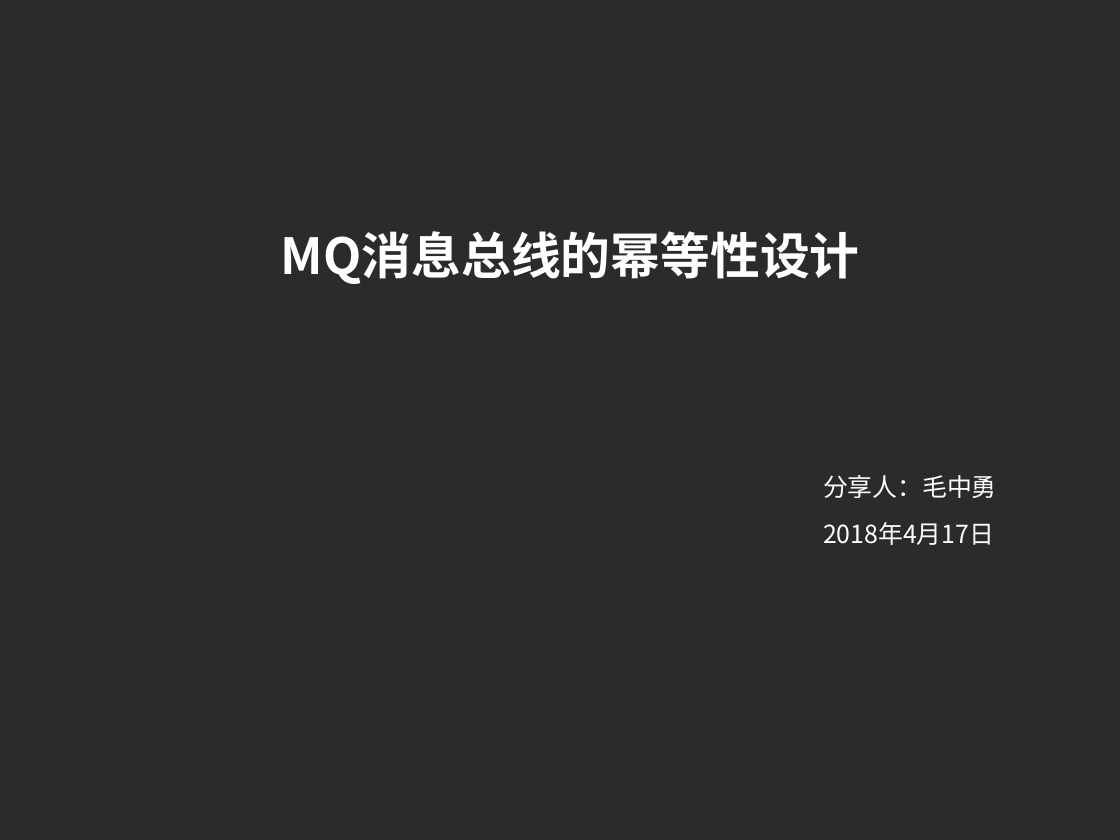
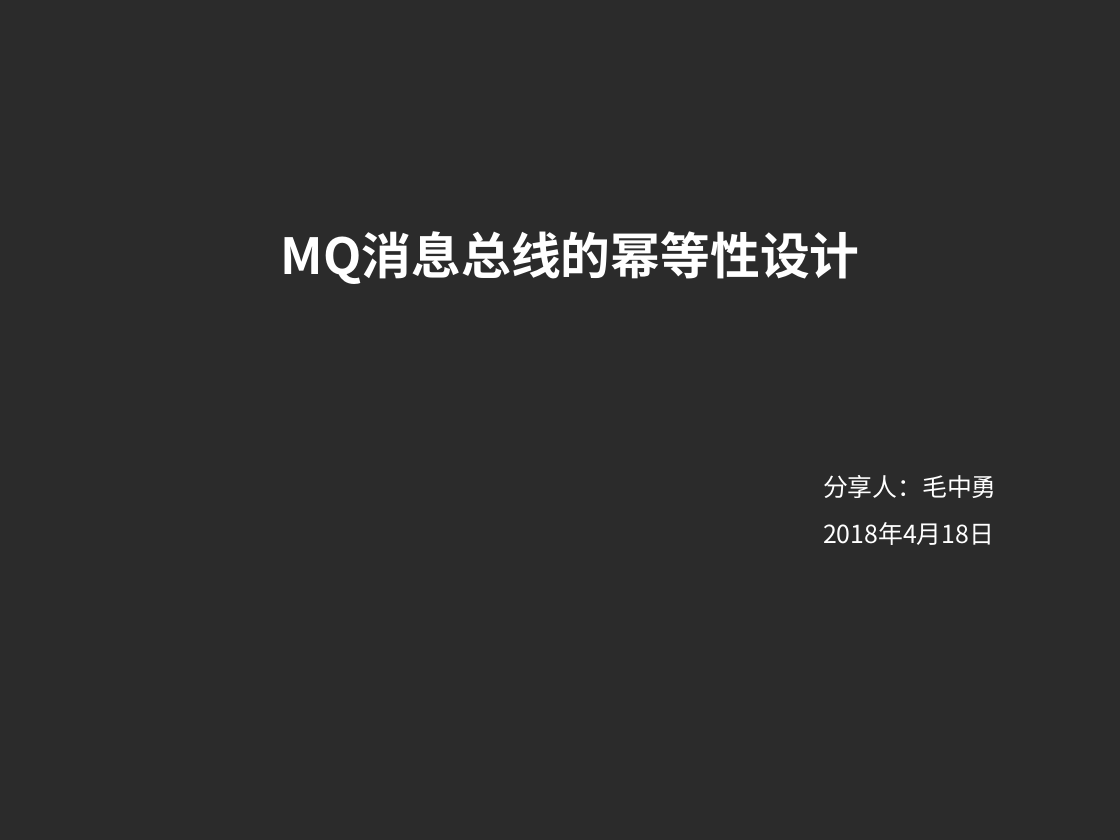
Before and after one commit to charlesmao/document, a slide deck: slide 1 of MQ消息总线的幂等性设计.pptx. Drawn at 1120x840 pixels with LibreOffice and Linux fonts; fonts in the diff are those of the drawing; background and template pictures are left out; a plain dark background stands for a picture behind light text. Boxes give left, top, right and bottom in pixels: in the first picture for what was removed or moved away, otherwise in the second. Text is boxed around its words. In the diff, an @@ line names an element or a change of style, - is before the commit and + after.

Commit message:
MQ ppt complete

```diff
--- a/MQ消息总线的幂等性设计.pptx
+++ b/MQ消息总线的幂等性设计.pptx
@@ text at box(823, 522, 994, 545): text changed @@
-2018年4月17日
+2018年4月18日
```
Also in this commit, not shown: 2 slides added, 12 slides removed.
